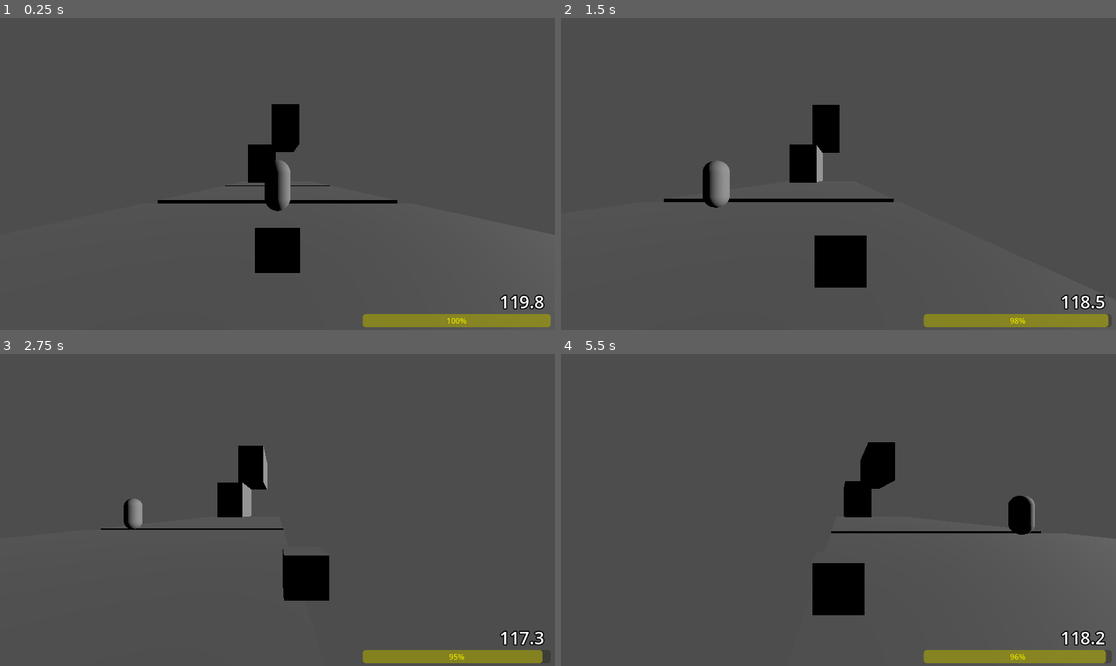
Above: before the commit, frames 1-4 (two rows, left to right).
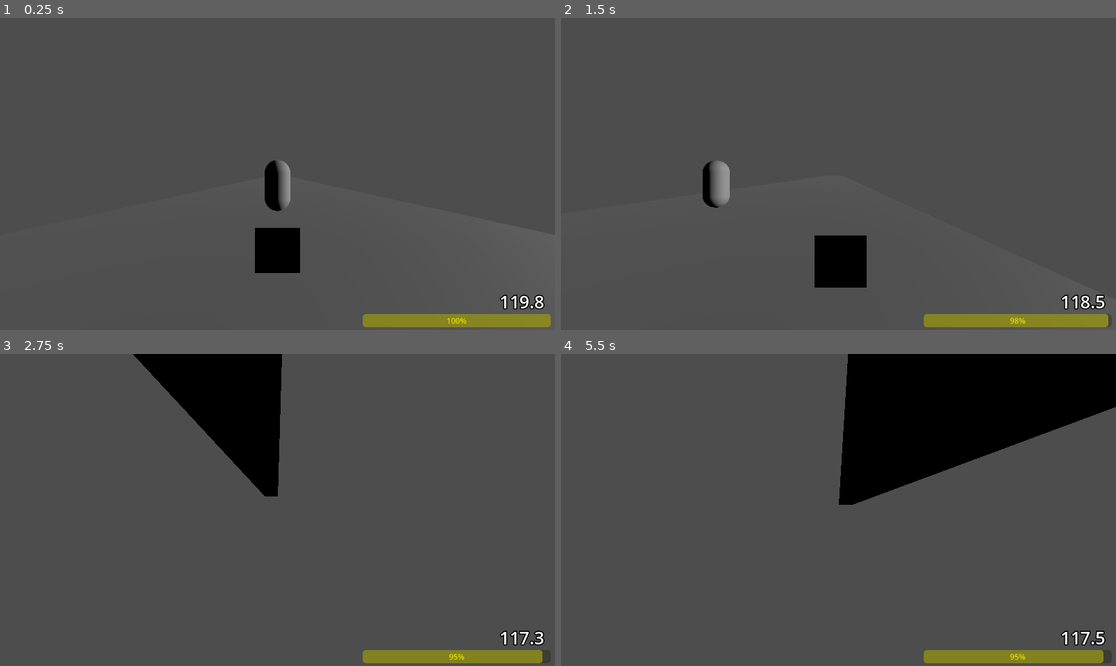
Above: after the commit, the same moments.

Repository: notadoctortired/SleepyFrog
Game: Godot game, scene res://scenes/main_scene.tscn
Same seed, same stepped clock (60 frames per second), same inputs: the game is played once before the commit and once after it.
Inputs (mouse positions are in pixels of both pictures, inside the frame that each line leads up to):
- Up to frame 1 (0.25 s): no input
- Up to frame 2 (1.5 s): tap Enter (ui_accept) at 0.5 s; move the mouse to (960, 158) at 0.52 s; hold Right (move_right) 0.53-1.28 s; hold F 0.53-1.28 s; click (960, 158) at 0.67 s; tap Space (jump) at 0.77 s; move the mouse to (727, 189) at 1.27 s; hold Down (move_backward) from 1.28 s (still down); tap Q at 1.35 s
- Up to frame 3 (2.75 s): tap Space (jump) at 1.52 s; move the mouse to (333, 441) at 2.02 s; release Down (move_backward) at 2.03 s; hold Right (move_right) from 2.03 s (still down); hold F from 2.03 s (still down)
- Up to frame 4 (5.5 s): move the mouse to (810, 572) at 2.77 s; release Right (move_right) at 2.78 s; release F at 2.78 s; hold Up (move_forward) 2.78-3.53 s; tap Q at 2.85, 4.35 s; click (810, 572) at 2.92 s; tap Space (jump) at 3.02, 3.77, 4.52 s; move the mouse to (1005, 556) at 3.52 s; hold F 3.53-4.28 s; hold Left (move_left) 3.53-5.03 s; move the mouse to (672, 463) at 4.27 s; move the mouse to (866, 510) at 5.02 s; hold Down (move_backward) from 5.03 s (still down); hold F from 5.03 s (still down); click (866, 510) at 5.17 s

The runs differ from the first frame. In frame 1, 1.7% of the frame differs, in the area x 28-72%, y 27-60%; in frame 2, 1.8%; in frame 3, 8.5%; in frame 4, 18%, in the area x 45-100%, y 0-100%.

Commit message:
Added cliff model and created models folder

Diff:
--- /dev/null
+++ b/scenes/cliff.tscn
@@ -0,0 +1,25 @@
+[gd_scene load_steps=4 format=3 uid="uid://bbgau1imbtxl"]
+
+[ext_resource type="ArrayMesh" uid="uid://dvrrewessyskc" path="res://models/side_cliff_blocker.obj" id="1_xp4v7"]
+
+[sub_resource type="BoxShape3D" id="BoxShape3D_jfr34"]
+size = Vector3(0.8, 1.2, 0.3)
+
+[sub_resource type="BoxShape3D" id="BoxShape3D_h7qoe"]
+size = Vector3(1, 0.229761, 0.428516)
+
+[node name="Node3D" type="Node3D"]
+
+[node name="Cliff" type="StaticBody3D" parent="."]
+transform = Transform3D(1, 0, 0, 0, 1, 0, 0, 0, 1, 0, 1, 0)
+
+[node name="MeshInstance3D" type="MeshInstance3D" parent="Cliff"]
+mesh = ExtResource("1_xp4v7")
+
+[node name="Collision_Cliff_1" type="CollisionShape3D" parent="Cliff"]
+transform = Transform3D(1, 0, 0, 0, 1, 0, 0, 0, 1, 2.98023e-08, -1.19209e-07, -0.0499997)
+shape = SubResource("BoxShape3D_jfr34")
+
+[node name="CollisionShape3D" type="CollisionShape3D" parent="Cliff"]
+transform = Transform3D(1, 0, 0, 0, 1, 0, 0, 0, 1, 0, 0.51488, -0.174219)
+shape = SubResource("BoxShape3D_h7qoe")
--- a/scenes/main_scene.tscn
+++ b/scenes/main_scene.tscn
@@ -50,63 +50,19 @@
 skeleton = NodePath("../Collision_Player")
 
 [node name="Spawn" type="StaticBody3D" parent="."]
+transform = Transform3D(1, 0, 0, 0, 1, 0, 0, 0, 1, 0, 0, -147)
 physics_material_override = SubResource("PhysicsMaterial_o3jxj")
 
 [node name="Collision_Floor" type="CollisionShape3D" parent="Spawn"]
-transform = Transform3D(20, 0, 0, 0, 0.5, 0, 0, 0, 20, 0, 0, 0)
+transform = Transform3D(20, 0, 0, 0, 0.5, 0, 0, 0, 300, 0, 0, 0)
 shape = SubResource("BoxShape3D_0f027")
 
 [node name="Mesh_Floor" type="MeshInstance3D" parent="Spawn"]
-transform = Transform3D(20, 0, 0, 0, 0.5, 0, 0, 0, 20, 0, 0, 0)
-mesh = SubResource("BoxMesh_2c62f")
-
-[node name="Plat_1" type="StaticBody3D" parent="."]
-transform = Transform3D(1, 0, 0, 0, 1, 0, 0, 0, 1, 0, 0, -27)
-
-[node name="Collision_P" type="CollisionShape3D" parent="Plat_1"]
-transform = Transform3D(20, 0, 0, 0, 0.5, 0, 0, 0, 20, 0, 0, 5)
-shape = SubResource("BoxShape3D_0f027")
-
-[node name="Mesh_P" type="MeshInstance3D" parent="Plat_1"]
-transform = Transform3D(20, 0, 0, 0, 0.5, 0, 0, 0, 20, 0, 0, 5)
+transform = Transform3D(20, 0, 0, 0, 0.5, 0, 0, 0, 300, 0, 0, 0)
 mesh = SubResource("BoxMesh_2c62f")
 
 [node name="DirectionalLight3D" type="DirectionalLight3D" parent="."]
 transform = Transform3D(-4.2222e-08, -0.258819, 0.965926, -1.13133e-08, 0.965926, 0.258819, -1, 0, -4.37114e-08, 3.64287, 4.17234, -1)
-
-[node name="Plat_2" type="StaticBody3D" parent="."]
-transform = Transform3D(1, 0, 0, 0, 1, 0, 0, 0, 1, 0, 0, -49)
-
-[node name="Collision_P" type="CollisionShape3D" parent="Plat_2"]
-transform = Transform3D(20, 0, 0, 0, 0.5, 0, 0, 0, 20, 0, 0, 5)
-shape = SubResource("BoxShape3D_0f027")
-
-[node name="Mesh_P" type="MeshInstance3D" parent="Plat_2"]
-transform = Transform3D(20, 0, 0, 0, 0.5, 0, 0, 0, 20, 0, 0, 5)
-mesh = SubResource("BoxMesh_2c62f")
-
-[node name="Plat_3" type="StaticBody3D" parent="."]
-transform = Transform3D(-4.37114e-08, 0, 1, 0, 1, 0, -1, 0, -4.37114e-08, -9, 5, -57)
-
-[node name="Collision_P" type="CollisionShape3D" parent="Plat_3"]
-transform = Transform3D(20, 0, 0, 0, 10, 0, 0, 0, 7, 0, 0, 5)
-shape = SubResource("BoxShape3D_0f027")
-
-[node name="Mesh_P" type="MeshInstance3D" parent="Plat_3"]
-transform = Transform3D(20, 0, 0, 0, 10, 0, 0, 0, 7, 0, 0, 5)
-mesh = SubResource("BoxMesh_2c62f")
-
-[node name="Plat_4" type="StaticBody3D" parent="."]
-transform = Transform3D(1.31134e-07, 0, -1, 0, 1, 0, 1, 0, 1.31134e-07, 8, 15, -59)
-
-[node name="Collision_P" type="CollisionShape3D" parent="Plat_4"]
-transform = Transform3D(20, 0, 0, 0, 10, 0, 0, 0, 7, 3, 0, 6)
-shape = SubResource("BoxShape3D_0f027")
-
-[node name="Mesh_P" type="MeshInstance3D" parent="Plat_4"]
-transform = Transform3D(20, 0, 0, 0, 10, 0, 0, 0, 7, 3, 0, 6)
-mesh = SubResource("BoxMesh_2c62f")
-skeleton = NodePath("../../Plat_4")
 
 [node name="Camera3D" type="Camera3D" parent="."]
 physics_interpolation_mode = 1
Not shown, added: models/side_cliff_blocker.mtl
Not shown, added: models/side_cliff_blocker.obj
Not shown, added: models/side_cliff_blocker.obj.import
